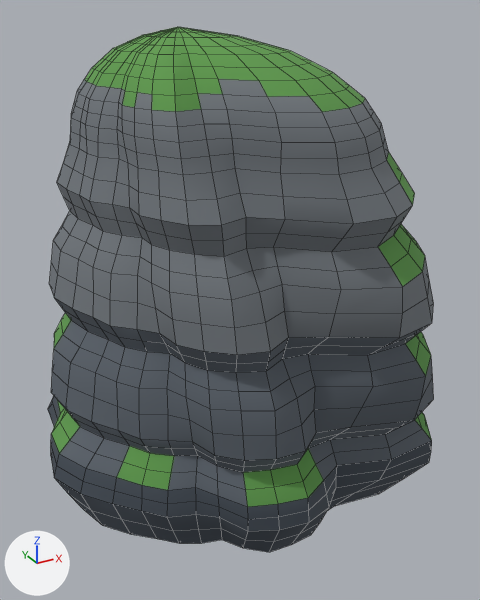
One commit to the FBX model Assets/Art/Models/Islet/SM_Rock_Cliff_01.fbx: the scene before it, then after it.
One viewpoint serves both versions: a 50 mm lens placed at (-19.9, -38.6, 32.0), pointed at (1.8, 1.0, 12.3). Arrows for +X, +Y and +Z are at lower left; the lights stay in place. The picture after the commit comes second. Mesh edges are drawn as thin lines.

The first picture shows 'SM_Rock_Cliff_01'.
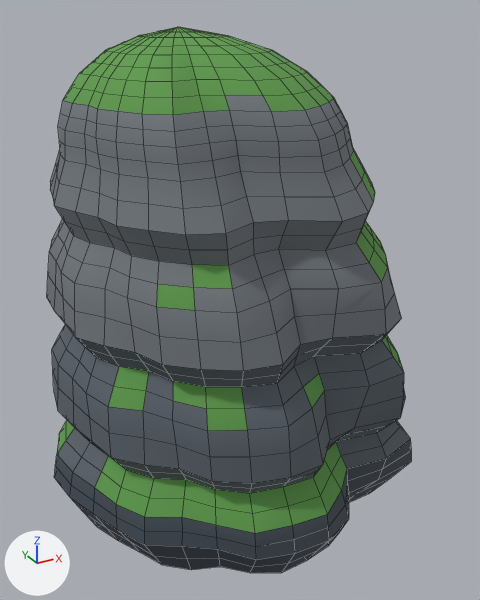
What differs and where, as boxes (x1, y1, x2, y2) in the pictures (480 x 600 px; the box of a moved part takes in the faces that stretch with it):
'SM_Rock_Cliff_01', reshaped, recoloured: before (48, 27, 434, 552); after (47, 27, 412, 573)
part 1 of me_sm_rock_cliff_01, moved or reshaped: before (48, 28, 434, 552); after (47, 28, 412, 573)
part 2 of me_sm_rock_cliff_01, recoloured: before (168, 455, 247, 507); after (145, 478, 255, 533)
part 3 of me_sm_rock_cliff_01, recoloured: before (139, 352, 241, 411); after (108, 366, 248, 431)
part 4 of me_sm_rock_cliff_01, recoloured: before (308, 440, 337, 480); after (325, 443, 347, 490)
part 5 of me_sm_rock_cliff_01, recoloured: before (301, 374, 315, 394); after (303, 374, 325, 408)
part 6 of me_sm_rock_cliff_01, recoloured (grey to green): before (90, 79, 322, 113); after (63, 79, 305, 114)
part 7 of me_sm_rock_cliff_01, recoloured: before (170, 254, 228, 296); after (157, 264, 233, 310)
part 8 of me_sm_rock_cliff_01, recoloured: after (353, 148, 374, 189)

Patch to the scene script:
```diff
--- a/Assets/Art/Models/Islet/SM_Rock_Cliff_01.fbx.py
+++ b/Assets/Art/Models/Islet/SM_Rock_Cliff_01.fbx.py
@@ me_sm_rock_cliff_01 @@
 # used by ob_sm_rock_cliff_01; location = (0.0, 0.0, 0.0)
-me_sm_rock_cliff_01.from_pydata(...)  # 1022 vertices, 1050 faces; spans x -12.8..16.7, y -11.5..15.7, z -3.0..31.0
+me_sm_rock_cliff_01.from_pydata(...)  # 1022 vertices, 1050 faces; spans x -12.8..13.8, y -12.2..14.0, z -3.0..31.0
+# me_sm_rock_cliff_01 part 1: 973 of 1022 vertices moved; they spanned x -12.5..16.7, y -11.5..15.7, z -3.0..30.8 and now span x -12.6..13.8, y -12.2..14.0, z -3.0..30.8; mean shift (-0.7, -0.3, 0.0); largest move (-5.3, -5.8, 0.4) -> (-7.3, -8.1, 0.4)
+# me_sm_rock_cliff_01 part 2: 6 of the faces centred in x -5.8..-3.4, y -7.7..-4.6, z 2.9..3.9 switch from mat_m_rock_mid (dark grey #5b636c) to mat_m_rockmoss (green #5f9b4d)
+# me_sm_rock_cliff_01 part 3: 5 of the faces centred in x -6.8..-3.9, y -7.7..-3.1, z 10.2..11.2 switch from mat_m_rock_mid (dark grey #5b636c) to mat_m_rockmoss (green #5f9b4d)
+# me_sm_rock_cliff_01 part 4: 2 of the faces centred in x 3.5..3.7, y -8.4..-7.9, z 2.9..3.9 switch from mat_m_rock_mid (dark grey #5b636c) to mat_m_rockmoss (green #5f9b4d)
+# me_sm_rock_cliff_01 part 5: 1 of the faces centred in x 1.4, y -8.3, z 10.2 switch from mat_m_rock_mid (dark grey #5b636c) to mat_m_rockmoss (green #5f9b4d)
+# me_sm_rock_cliff_01 part 6: 7 of the faces centred in x -7.3..0.1, y -8.0..1.7, z 27.4..28.1 switch from mat_m_rock_hi (grey #73797e) to mat_m_rockmoss (green #5f9b4d)
+# me_sm_rock_cliff_01 part 7: 2 of the faces centred in x -5.7..-4.3, y -6.8..-6.0, z 17.6..18.7 switch from mat_m_rock_hi (grey #73797e) to mat_m_rockmoss (green #5f9b4d)
+# me_sm_rock_cliff_01 part 8: all 2 faces centred in x 9.4..10.3, y -5.9..-5.5, z 21.9..23.1 switch from mat_m_rockmoss (green #5f9b4d) to mat_m_rock_hi (grey #73797e)
 me_sm_rock_cliff_01.materials.append(mat_m_rock_lo)
```
